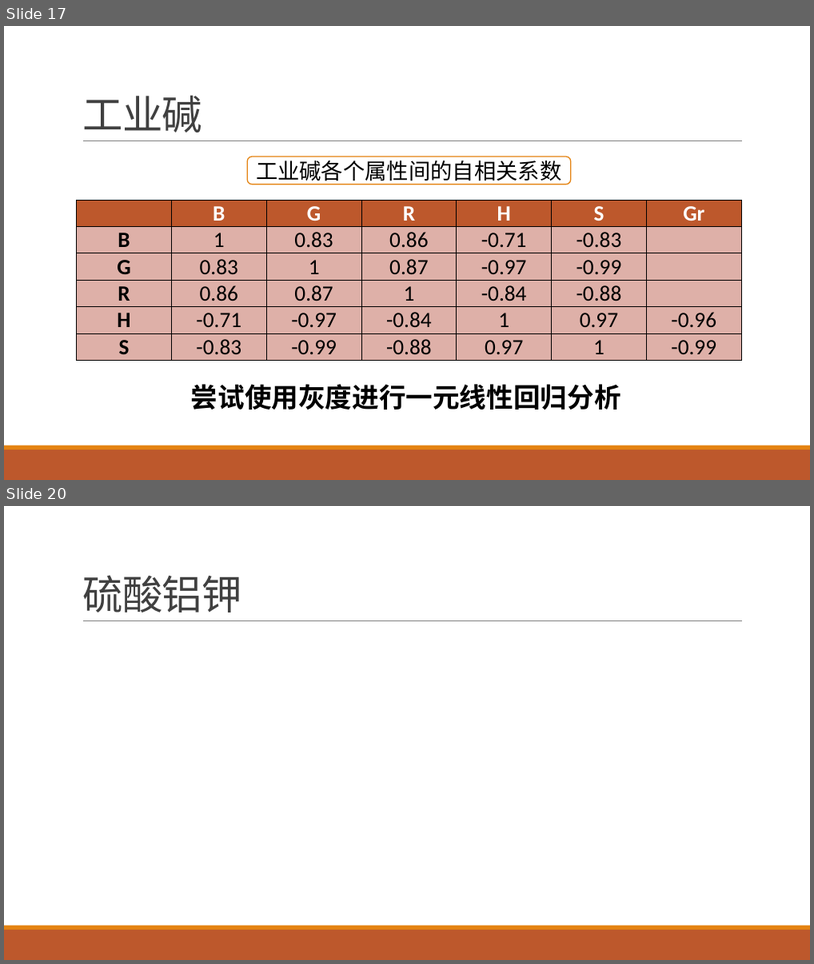
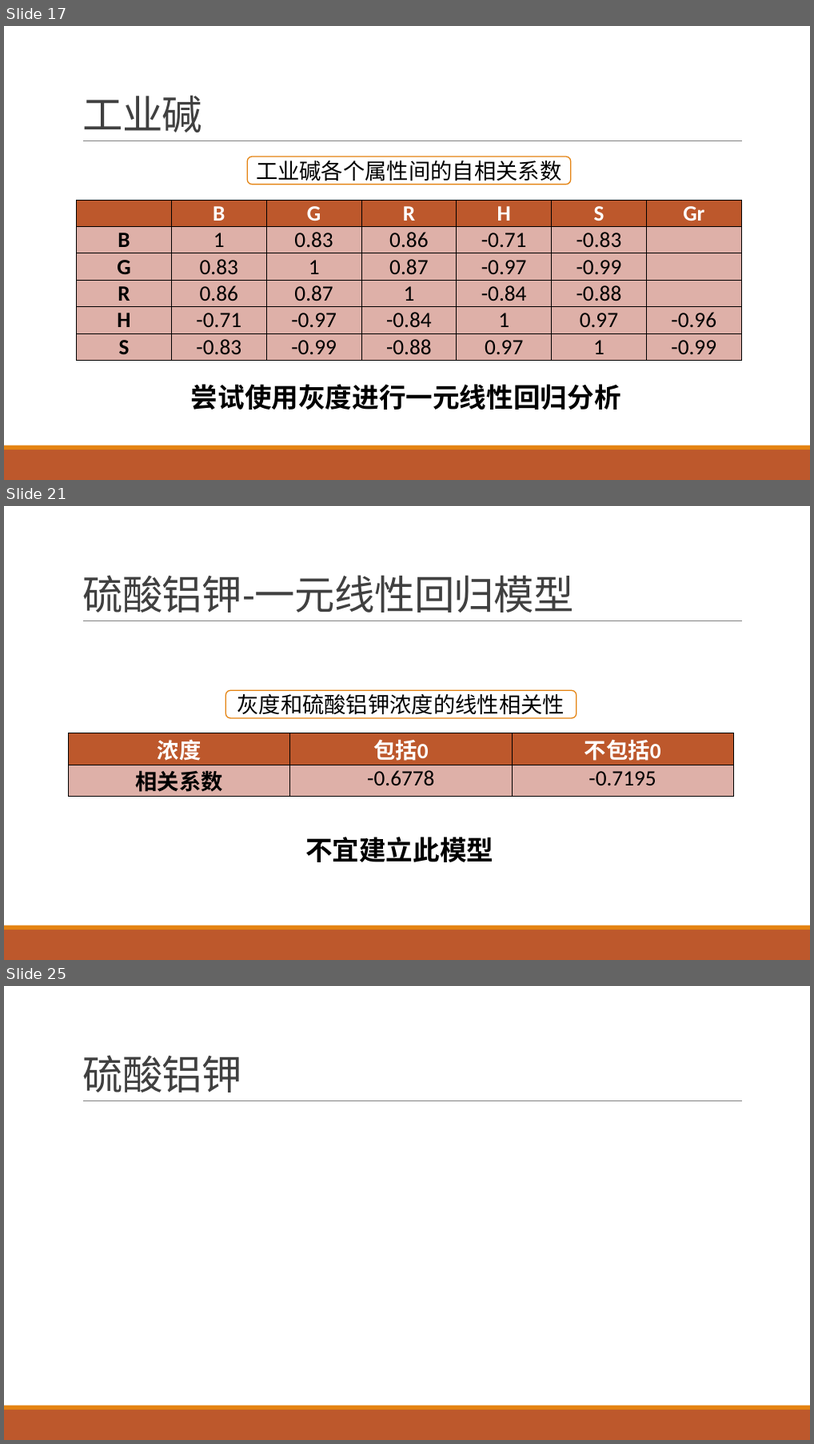
Before and after one commit to yuanjingsong/MCM_Homework, a slide deck: PreG21.pptx. Shown one above the other, each under a label of ours: slides 17 and 20 before the commit, slides 17, 21 and 25 after it; the slides between them are not shown. The pictures are 814x964 and 814x1444 pixels, drawn with LibreOffice and Linux fonts; fonts in the diff are those of the drawing; grey boxes stand for pictures. Boxes give left, top, right and bottom in pixels: in the first picture for what was removed or moved away, otherwise in the second. Text is boxed around its words. In the diff, an @@ line names an element or a change of style, - is before the commit and + after.

```diff
--- a/PreG21.pptx
+++ b/PreG21.pptx
@@ slide 21 added at [4, 506, 810, 960], background #FFFFFF; not listed: 3 template elements that a slide beside it also shows @@
@@ title added at [82, 575, 574, 612], 48 pt, text #404040 @@
+硫酸铝钾-一元线性回归模型
@@ rounded rectangle added at [226, 691, 577, 718], fill #FFFFFF, outline #E48312 1.25 pt, 26 pt, text #000000 @@
+灰度和硫酸铝钾浓度的线性相关性
@@ table added at [69, 733, 734, 795], 2 rows, 3 columns @@
+浓度 | 包括0 | 不包括0
+相关系数 | -0.6778 | -0.7195
@@ text added at [306, 836, 494, 862], 32 pt, text #000000, bold @@
+不宜建立此模型
@@ what was slide 20 is now slide 25 @@
```
Also in this commit, not shown: 1 slide changed, 4 other slides added, 1 other file.
